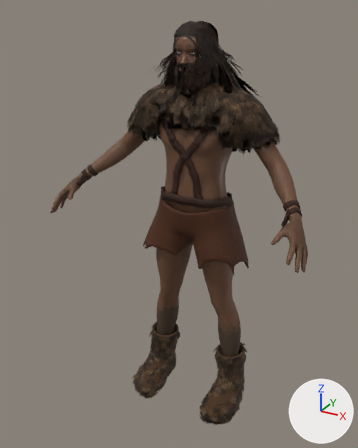
Renders of the glTF model assets/models/humans/SK_Human_SapiensM.gltf from each side of a commit.
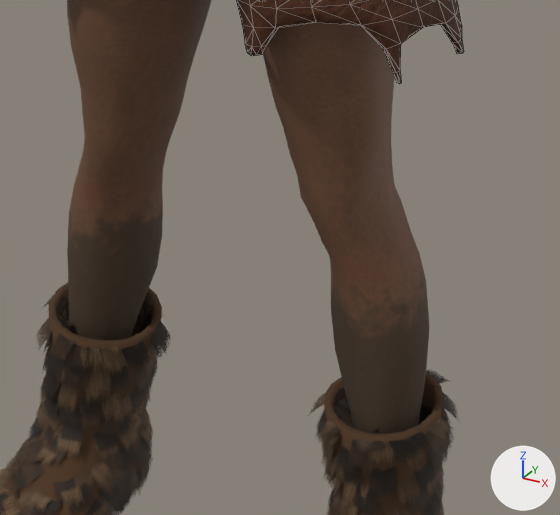
The first picture shows the older version from a 50 mm lens placed at (1.007, -2.037, 1.96), pointed at (-0.067, -0.084, 0.983). The close-ups show the older and then the newer version on the part from 39% to 76% of the width and 57% to 84% of the height of that picture. Only the edits that show in the close-ups are written down. The axes (+X, +Y, +Z) are drawn at lower right. The lights are the same throughout. The close-ups show mesh edges as thin lines.

Before the edit, the objects in view are built like this:
```python
me_base = bpy.data.meshes.new('base')
me_base.from_pydata(...)  # 13380 vertices, 26756 faces; spans x -0.63..0.63, y -0.41..0.1, z 0.0..1.9
me_base.materials.append(mat_m_human_sapiensm_skin)
me_base_003 = bpy.data.meshes.new('base.003')
me_base_003.from_pydata(...)  # 1264 vertices, 2536 faces; spans x -0.286..0.288, y -0.177..0.123, z 0.794..1.112
me_base_003.materials.append(mat_m_hide)
me_base_004 = bpy.data.meshes.new('base.004')
me_base_004.from_pydata(...)  # 4732 vertices, 9456 faces; spans x -0.299..0.299, y -0.26..0.079, z -0.03..0.282
me_base_004.materials.append(mat_m_furbase)  # brown #4b321b
ob_boots = bpy.data.objects.new('Boots', me_base_004)
ob_boots.location = (0.0, 0.0, 0.0)
ob_human = bpy.data.objects.new('Human', me_base)
ob_human.location = (0.0, 0.0, 0.0)
ob_kilt = bpy.data.objects.new('Kilt', me_base_003)
ob_kilt.location = (0.0, 0.0, 0.0)
# also in view: 'Human_SapiensMBootsFur' at (0.001, -0.09, 0.106)
```
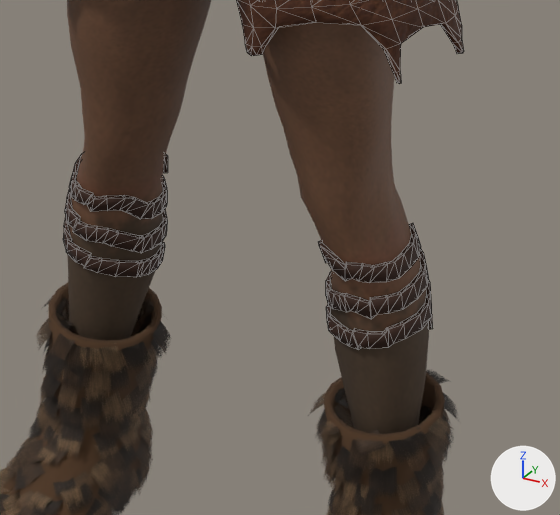
What changed in the scene script:
```text
Add mat_m_strapacc:
    mat_m_strapacc = bpy.data.materials.new('M_StrapAcc')
    # colours: beige #a69480
    # uses the picture img_brown_leather_diff_1k
    # uses the picture img_brown_leather_nor_gl_1k
Add me_legwrap_001:
    me_legwrap_001.from_pydata(...)  # 280 vertices, 556 faces; spans x -0.254..-0.118, y -0.079..0.072, z 0.359..0.521
    me_legwrap_001.materials.append(mat_m_strapacc)
Add me_legwrap:
    me_legwrap.from_pydata(...)  # 280 vertices, 556 faces; spans x 0.116..0.254, y -0.081..0.072, z 0.369..0.526
    me_legwrap.materials.append(mat_m_strapacc)
Add ob_legwrap_001:
    ob_legwrap_001 = bpy.data.objects.new('LegWrap.001', me_legwrap_001)
    ob_legwrap_001.location = (0.0, 0.0, 0.0)
Add ob_legwrap:
    ob_legwrap = bpy.data.objects.new('LegWrap', me_legwrap)
    ob_legwrap.location = (0.0, 0.0, 0.0)
```

Boxes [x1, y1, x2, y2] around the edits, measured in the close-ups (560 x 515 px):
'LegWrap', added
    after: [318, 223, 432, 350]
'LegWrap.001', added
    after: [63, 154, 168, 277]
